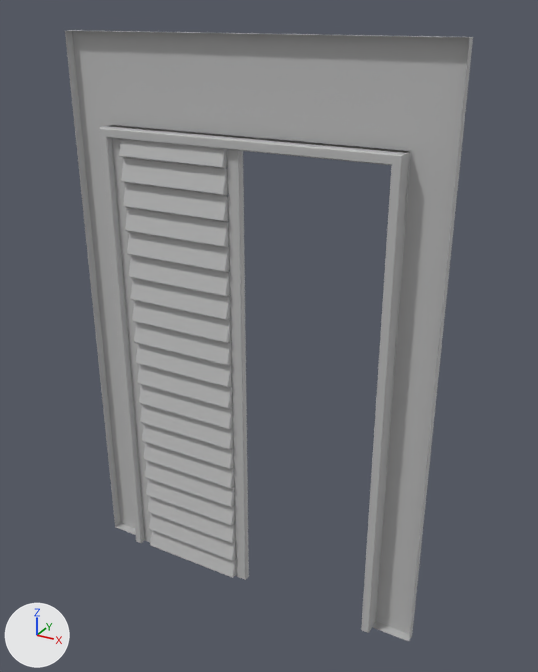
The FBX model Assets/04_Models/Chambre_Parents/Porte_Placard.fbx: old version first, new version second.
The view is the same before and after, from a 50 mm lens placed at (1.79, -2.97, 3.1), pointed at (0.1, 0.1, 1.56). Arrows for +X, +Y and +Z are at lower left; the lights stay in place. Where no turn or scale is listed for an object, it has been applied to the vertices.

Names of what the first picture shows: 'Encadrement_Placard', 'Mur_PLacard', 'Porte_Placard'.
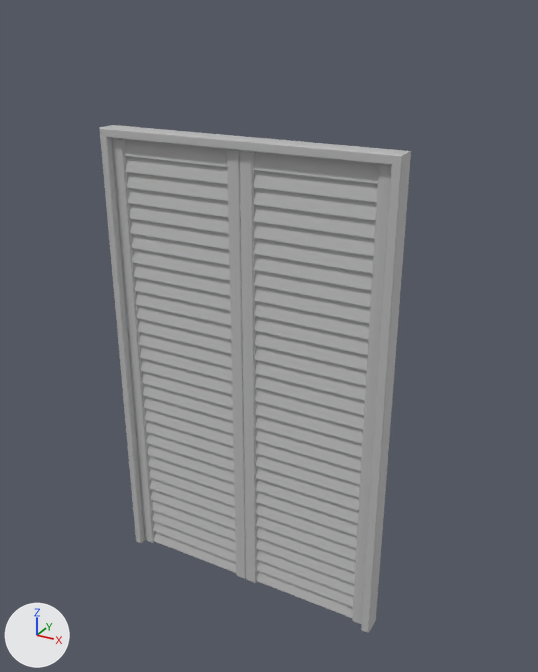
The newer file is also turned or shifted as a whole; pictures and numbers use the older file's frame.

What the commit changed:
Mesh me_mesh_002_1 is new.
It has 544 vertices, 300 faces and spans x 0.0..0.74, y -0.01..0.04, z 0.0..2.51.
It uses material mat_lambert1 (grey #bcbcbc).
Mesh me_mesh_001_1 is new.
It has 544 vertices, 300 faces and spans x -0.74..0.0, y -0.01..0.04, z 0.0..2.51.
It uses material mat_lambert1 (grey #bcbcbc).
Object 'Mur_PLacard' (ob_mur_placard) is deleted.
Object 'Porte_Placard' (ob_porte_placard) now shows nothing instead of me_mesh.
Object 'Porte_Placard_Gauche' (ob_porte_placard_gauche) is new; it shows me_mesh_002_1.
Its location is (-0.745, 0.002, 0.007).
Object 'Porte_Placard_Droite' (ob_porte_placard_droite) is new; it shows me_mesh_001_1.
Its location is (0.745, 0.002, 0.007).

Changed parts and their boxes [x1, y1, x2, y2] in the pictures (538 x 672 px):
'Mur_PLacard', deleted: before [65, 30, 473, 641]
'Porte_Placard_Droite', added: after [240, 151, 392, 624]
'Porte_Placard', no longer drawn: before [112, 138, 249, 580]
'Porte_Placard_Gauche', added: after [112, 138, 246, 579]
